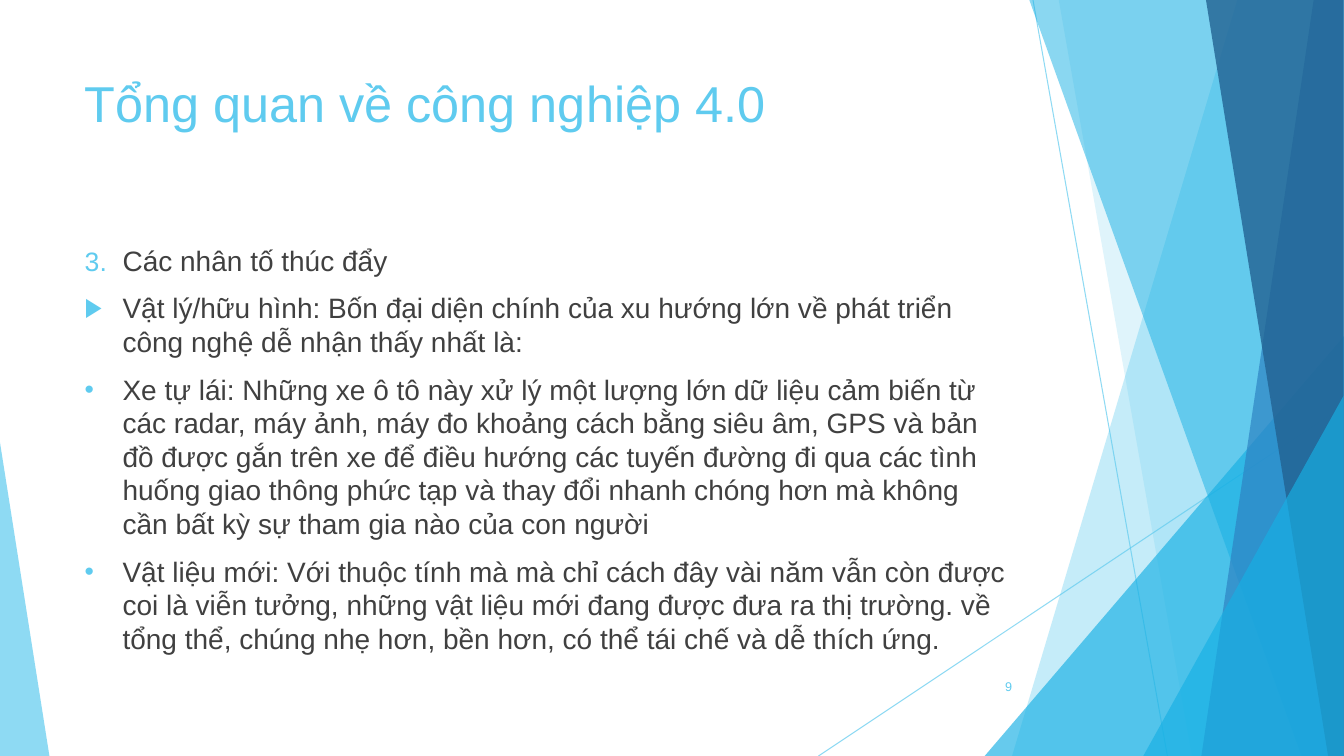
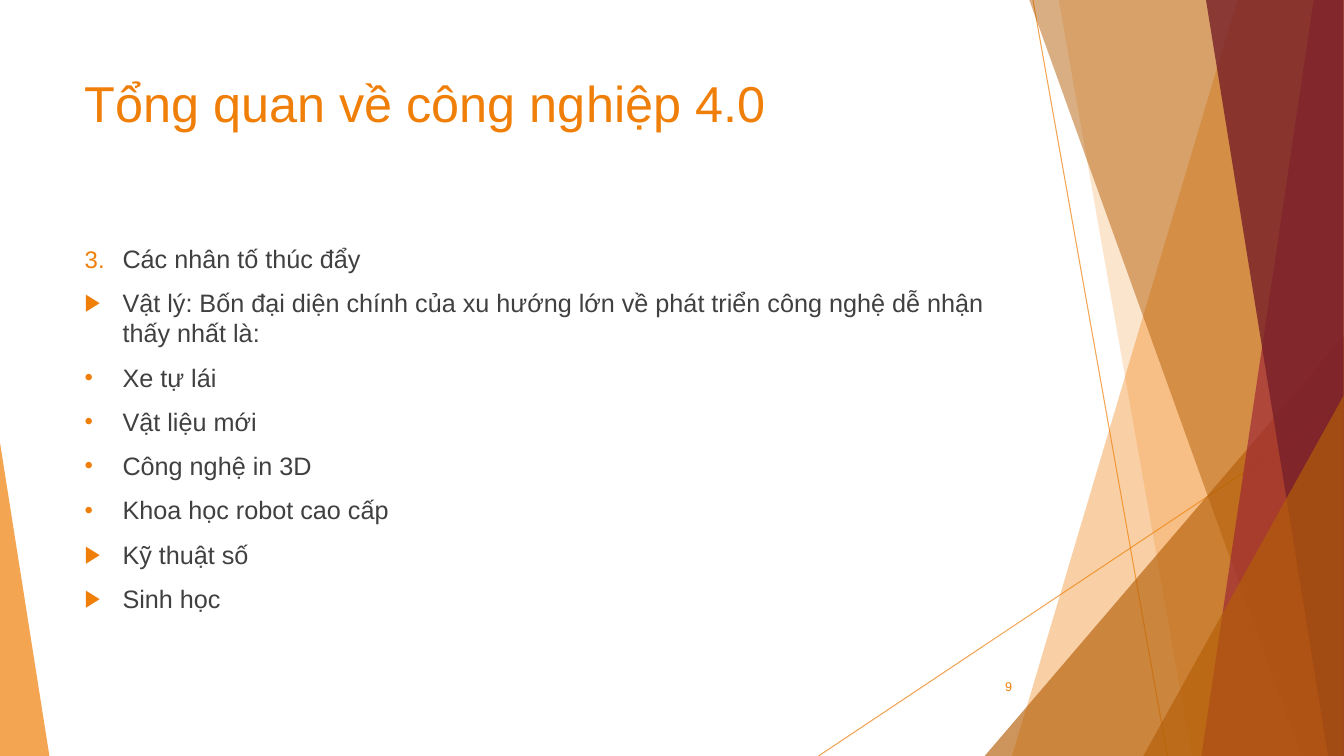
Before and after one commit to knst18ck2/KNST, a slide deck: slide 9 of Báo cáo.pptx. Drawn at 1344x756 pixels with LibreOffice and Linux fonts; fonts in the diff are those of the drawing. Boxes give left, top, right and bottom in pixels: in the first picture for what was removed or moved away, otherwise in the second. Text is boxed around its words. In the diff, an @@ line names an element or a change of style, - is before the commit and + after.

Commit message:
fix màu, font, rút gọn vài mục

```diff
--- a/Báo cáo.pptx
+++ b/Báo cáo.pptx
@@ freeform shape at (x1=1012, y1=0, x2=1344, y2=756): fill #5FCBEF at 36% opacity to #F07F09 at 36% opacity @@
@@ freeform shape at (x1=1029, y1=0, x2=1344, y2=756): fill #17B0E4 at 50% opacity to #B45F07 at 50% opacity @@
@@ line (1033, 0) - (1168, 756): stroke #5FCBEF 0.75 pt to #F07F09 0.75 pt @@
@@ freeform shape at (x1=1059, y1=0, x2=1344, y2=756): fill #5FCBEF at 20% opacity to #F07F09 at 20% opacity @@
@@ freeform shape at (x1=1202, y1=0, x2=1344, y2=756): fill #2E83C3 at 70% opacity to #9F2936 at 70% opacity @@
@@ freeform shape at (x1=1206, y1=0, x2=1344, y2=756): fill #226292 at 80% opacity to #771F28 at 80% opacity @@
@@ title "Tổng quan về công nghiệp ..." at (x1=85, y1=82, x2=766, y2=132): text colour #5FCBEF to #F07F09 @@
@@ text at (x1=123, y1=248, x2=361, y2=273): size 20 to 18 pt in "Các nhân tố thúc đẩy"; bullet colour #5FCBEF to #F07F09 @@
@@ text at (x1=123, y1=292, x2=983, y2=612): text changed; size 20 to 18 pt @@
-▶ Vật lý/hữu hình: Bốn đại diện chính của xu hướng lớn về phát triển công nghệ dễ nhận thấy nhất là:
-• Xe tự lái: Những xe ô tô này xử lý một lượng lớn dữ liệu cảm biến từ các radar, máy ảnh, máy đo khoảng cách bằng siêu âm, GPS và bản đồ được gắn trên xe để điều hướng các tuyến đường đi qua các tình huống giao thông phức tạp và thay đổi nhanh chóng hơn mà không cần bất kỳ sự tham gia nào của con người
-• Vật liệu mới: Với thuộc tính mà mà chỉ cách đây vài năm vẫn còn được coi là viễn tưởng, những vật liệu mới đang được đưa ra thị trường. về tổng thể, chúng nhẹ hơn, bền hơn, có thể tái chế và dễ thích ứng.
+▶ Vật lý: Bốn đại diện chính của xu hướng lớn về phát triển công nghệ dễ nhận thấy nhất là:
+• Xe tự lái
+• Vật liệu mới
+• Công nghệ in 3D
+• Khoa học robot cao cấp
+▶ Kỹ thuật số
+▶ Sinh học
@@ triangle at (x1=985, y1=336, x2=1344, y2=756): fill #17B0E4 at 66% opacity to #B45F07 at 66% opacity @@
@@ line (1344, 406) - (819, 756): stroke #5FCBEF 0.75 pt to #F07F09 0.75 pt @@
@@ triangle at (x1=1143, y1=396, x2=1344, y2=756): fill #17B0E4 at 66% opacity to #B45F07 at 66% opacity @@
@@ triangle at (x1=0, y1=443, x2=49, y2=756): fill #5FCBEF at 70% opacity to #F07F09 at 70% opacity @@
@@ page number at (x1=1005, y1=682, x2=1012, y2=691): text colour #5FCBEF to #F07F09 @@
```
Also in this commit, not shown: 11 other slides changed, 3 slides removed.
